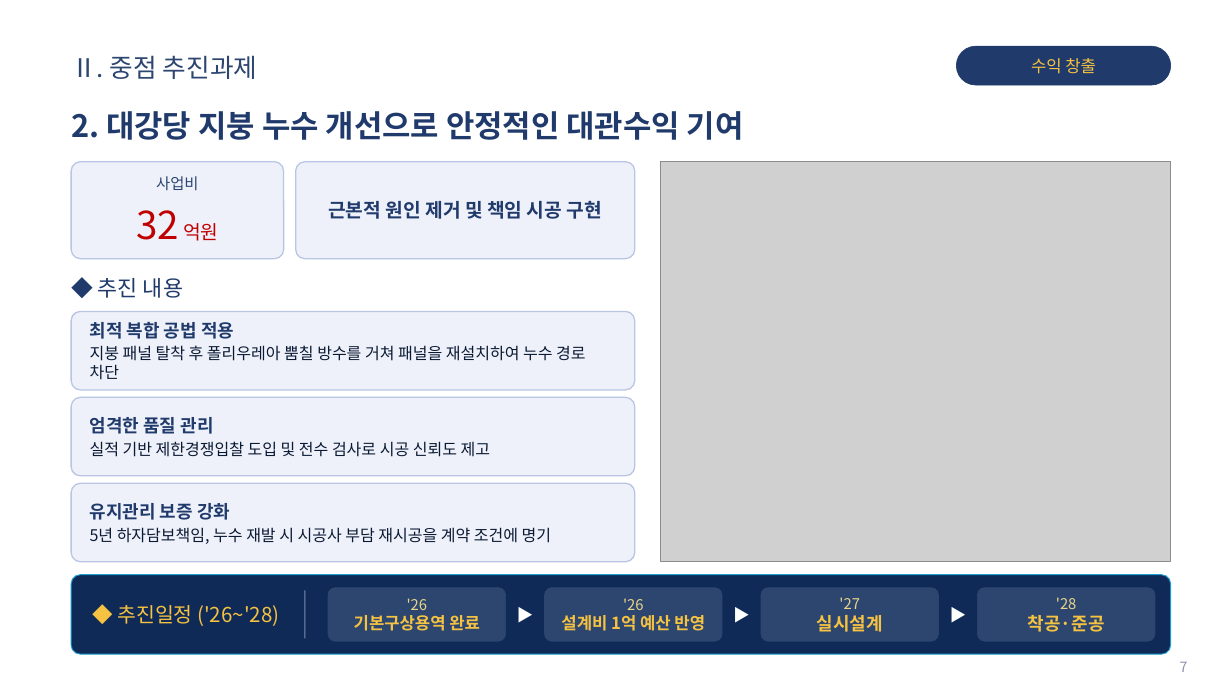
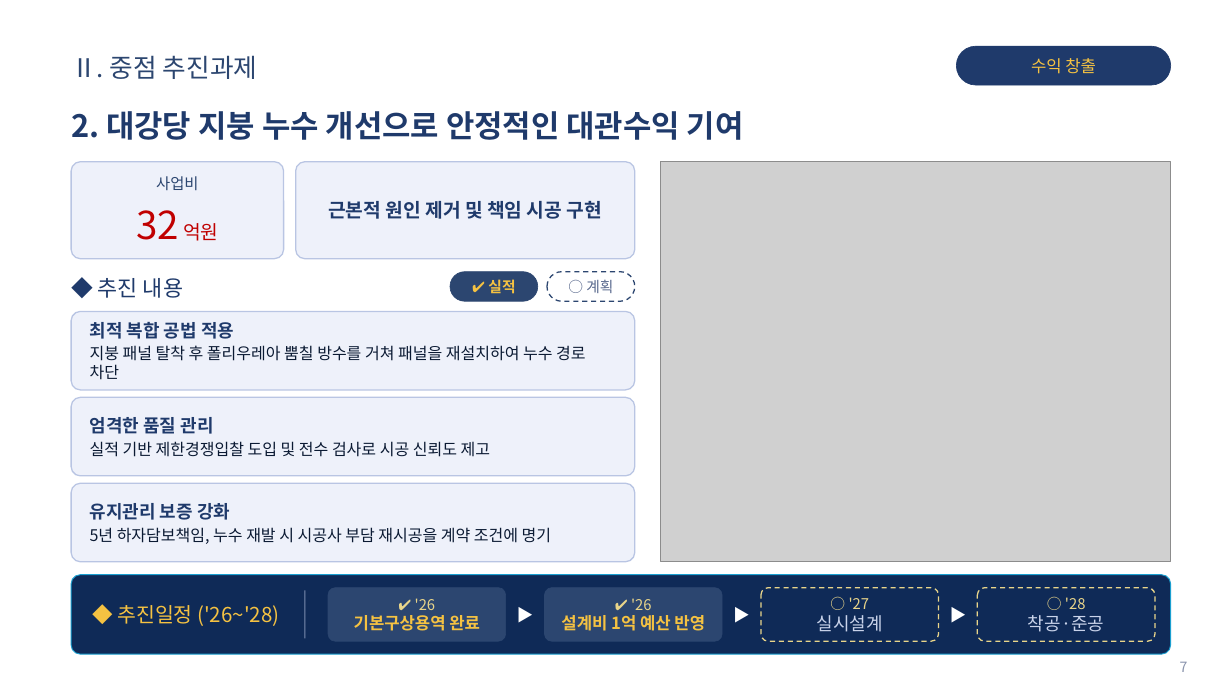
Before and after one commit to teahyunkim70-bot/my-project, a slide deck: slide 7 of Vision2030_Roadmap_발표자료.pptx. Drawn at 1232x693 pixels with LibreOffice and Linux fonts; fonts in the diff are those of the drawing; grey boxes stand for pictures; background and template pictures are left out. Boxes give left, top, right and bottom in pixels: in the first picture for what was removed or moved away, otherwise in the second. Text is boxed around its words. In the diff, an @@ line names an element or a change of style, - is before the commit and + after.

```diff
--- a/Vision2030_Roadmap_발표자료.pptx
+++ b/Vision2030_Roadmap_발표자료.pptx
@@ rounded rectangle added at (450, 272, 538, 301), fill #2C4670, outline #2C4670 0.5 pt @@
@@ text added at (488, 279, 515, 294), 11.5 pt, text #F5C242, bold @@
+✔ 실적
@@ rounded rectangle added at (547, 272, 635, 301), fill #FFFFFF, outline #2C4670 1 pt dashed @@
@@ text added at (586, 280, 613, 293), 11.5 pt, text #5A6A8E @@
+○ 계획
@@ text at (415, 598, 436, 610): text changed @@
-'26
+✔ '26
@@ text at (631, 598, 652, 610): text changed @@
-'26
+✔ '26
@@ rounded rectangle at (761, 588, 938, 641): fill #2C4670 to #0F2A57; outline #2C4670 0.5 pt to #E9D58A 1 pt dashed @@
@@ text at (849, 597, 870, 609): text changed @@
-'27
+○ '27
@@ rounded rectangle at (978, 588, 1155, 641): fill #2C4670 to #0F2A57; outline #2C4670 0.5 pt to #E9D58A 1 pt dashed @@
@@ text at (1065, 597, 1086, 609): text changed @@
-'28
+○ '28
@@ text at (817, 615, 883, 632): text colour #F5C242 to #C9D3EA, bold off in "실시설계" @@
@@ text at (1028, 615, 1104, 632): text colour #F5C242 to #C9D3EA, bold off in "착공·준공" @@
```
Also in this commit, not shown: 7 other slides changed.
